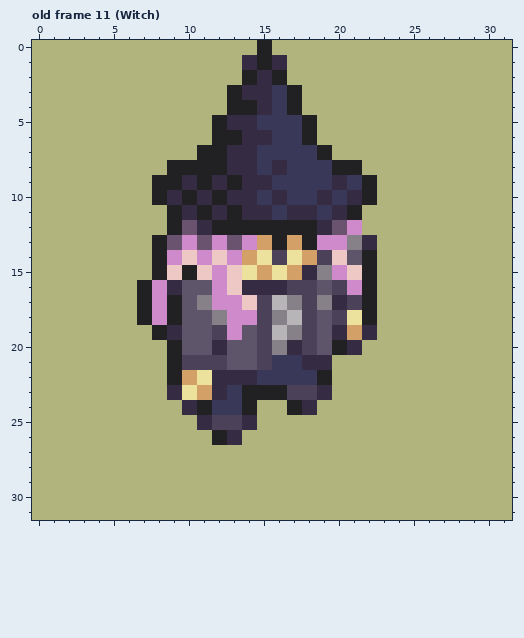
Edited in one commit: pixel-art file (layer2/rendering/assets/iso/units.aseprite). The picture above is the old version.
32x32 pixels, 13 frames. Shown: old frame 11 (Witch). The commit also changed other frames, which this record leaves out.
New version:
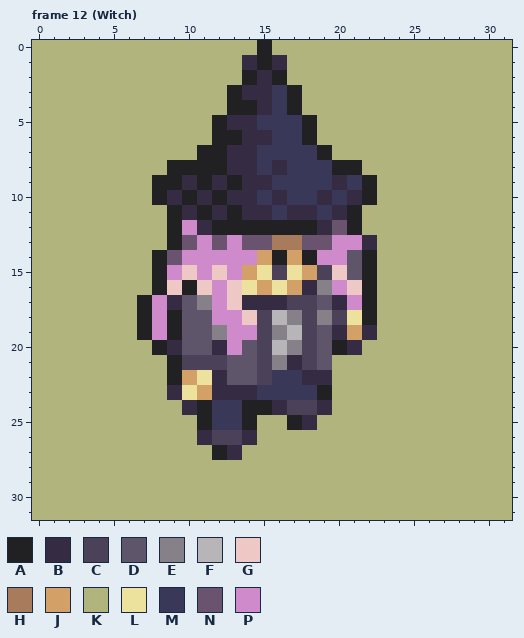
Palette (. is transparent): A #212123  B #352b42  C #4b4158  D #5f556a  E #868188  F #b8b5b9  G #edc8c4  H #a77b5b  J #d3a068  K #b2b47e  L #ede19e  M #3a3858  N #6a536e  P #cf8acb
A new or re-ordered frame is compared with the old frame closest to it.
Commit: witch animation
Diff:
{"change": "frames 13 -> 17"}
{"where": "frame 12 (Witch) is new; against old frame 11 (Witch), layer \"Export/sprite\""}
{"frame":12,"y":12,"x":10,"old":"N","new":"P"}
{"frame":12,"y":12,"x":21,"old":"P","new":"A"}
{"frame":12,"y":13,"x":8,"old":"ANPNPNPJAJAP","new":"KANPNPNNHHNN"}
{"frame":12,"y":13,"x":21,"old":"E","new":"P"}
{"frame":12,"y":14,"x":9,"old":"PG","new":"NP"}
{"frame":12,"y":14,"x":12,"old":"G","new":"P"}
{"frame":12,"y":14,"x":14,"old":"JLCLJCG","new":"PJAJAPP"}
{"frame":12,"y":15,"x":9,"old":"GAGPGLJLJBEPG","new":"PGPGPJLCLJCGD"}
{"frame":12,"y":16,"x":7,"old":"APBDD","new":"KAGAG"}
{"frame":12,"y":16,"x":14,"old":"BBBCCDCP","new":"LJLJBEPG"}
{"frame":12,"y":17,"x":9,"old":"A","new":"B"}
{"frame":12,"y":17,"x":13,"old":"PGCFE","new":"GBBBC"}
{"frame":12,"y":17,"x":19,"old":"E","new":"D"}
{"frame":12,"y":17,"x":21,"old":"C","new":"P"}
{"frame":12,"y":18,"x":12,"old":"E","new":"P"}
{"frame":12,"y":18,"x":14,"old":"P","new":"G"}
{"frame":12,"y":18,"x":16,"old":"EF","new":"FE"}
{"frame":12,"y":18,"x":19,"old":"D","new":"E"}
{"frame":12,"y":19,"x":7,"old":"KAB","new":"APA"}
{"frame":12,"y":19,"x":12,"old":"C","new":"E"}
{"frame":12,"y":19,"x":14,"old":"D","new":"P"}
{"frame":12,"y":19,"x":16,"old":"FE","new":"EF"}
{"frame":12,"y":20,"x":8,"old":"KA","new":"AB"}
{"frame":12,"y":20,"x":13,"old":"D","new":"P"}
{"frame":12,"y":20,"x":16,"old":"EB","new":"FE"}
{"frame":12,"y":21,"x":16,"old":"MMBB","new":"EBCD"}
{"frame":12,"y":22,"x":13,"old":"BBM","new":"DDC"}
{"frame":12,"y":22,"x":18,"old":"MA","new":"BB"}
{"frame":12,"y":23,"x":13,"old":"MAAACCB","new":"BBMMMMA"}
{"frame":12,"y":24,"x":15,"old":"KKABK","new":"ABCCB"}
{"frame":12,"y":25,"x":11,"old":"BCCB","new":"AMMA"}
{"frame":12,"y":25,"x":17,"old":"KK","new":"AB"}
{"frame":12,"y":26,"x":11,"old":"KABK","new":"BCCB"}
{"frame":12,"y":27,"x":12,"old":"KK","new":"AB"}
